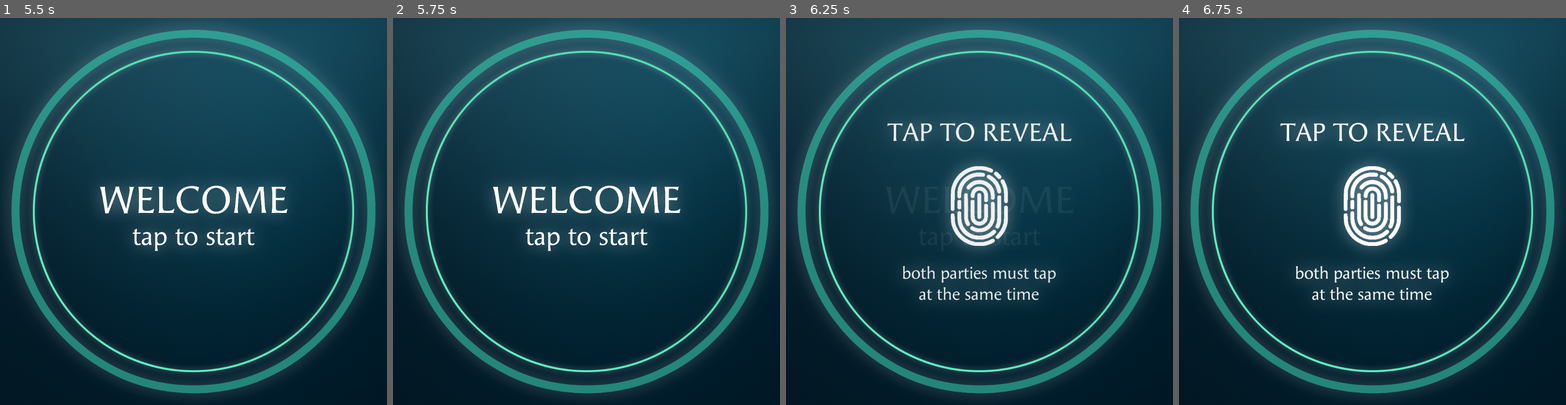
Above: before the commit, frames 1-4 (left to right).
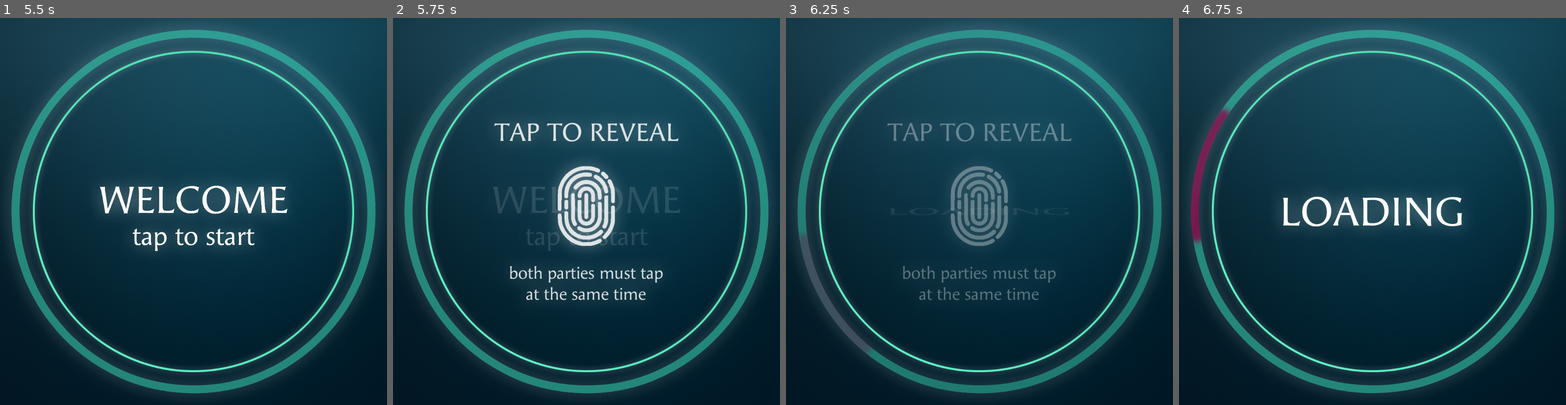
Above: after the commit, the same moments.

Repository: namda-on/jihunnid
Game: Godot game, scene res://scene/display_1.tscn
Same seed, same stepped clock (60 frames per second), same inputs: the game is played once before the commit and once after it.
Inputs (mouse positions are in pixels of both pictures, inside the frame that each line leads up to):
- Up to frame 1 (5.5 s): click (193, 215) at 0.5 s; click (193, 215) at 1.25 s; click (193, 215) at 2 s; move the mouse to (174, 288) at 2.77 s; click (174, 288) at 2.92 s; drag from (309, 269) to (174, 288) at 3.52 s; move the mouse to (77, 153) at 4.27 s; click (77, 153) at 4.42 s; drag from (212, 211) to (77, 153) at 5.02 s
- Up to frame 2 (5.75 s): no input
- Up to frame 3 (6.25 s): move the mouse to (921, 114) at 5.77 s; click (921, 114) at 5.92 s
- Up to frame 4 (6.75 s): drag from (1457, 192) to (1314, 114) at 6.52 s

Frame 1 is identical in both runs. In frame 2, 6.2% of the frame differs, in the area x 25-75%, y 27-73%; in frame 3, 5.0%; in frame 4, 7.1%, in the area x 2-97%, y 3-97%.

Commit message:
hide mouse

Diff:
--- a/project.godot
+++ b/project.godot
@@ -13,6 +13,7 @@
 config/name="jihunnid"
 run/main_scene="uid://de0itx3rsuv1j"
 config/features=PackedStringArray("4.4", "GL Compatibility")
+boot_splash/show_image=false
 config/icon="res://icon.svg"
 
 [display]
--- a/scene/display_1.tscn
+++ b/scene/display_1.tscn
@@ -523,4 +523,3 @@
 [node name="Camera2D" type="Camera2D" parent="."]
 
 [connection signal="pressed" from="TextureButton" to="TextureButton" method="_on_pressed"]
-[connection signal="animation_finished" from="TextureButton/AnimationPlayer" to="TextureButton" method="_on_animation_player_animation_finished"]
--- a/scripts/image.gd
+++ b/scripts/image.gd
@@ -22,6 +22,16 @@
 	outline_lg.modulate = Color(1,1,1,1)
 	anim_player.play("showResult")
 
+func show_loading() -> void:
+	mode = "loading"
+	anim_player.play("clickAnim")
+	await anim_player.animation_finished
+	anim_player.play("rotate")
+	await get_tree().create_timer(10).timeout
+	anim_player.stop()
+	self.show_result()
+
+
 func reset() -> void:
 	anim_player.play("RESET")
 	start_text.visible = true
--- a/scripts/main.gd
+++ b/scripts/main.gd
@@ -7,7 +7,7 @@
 const DRAG_THRESHOLD_X = 200  # 드래그 거리 임계값 (X축 기준)
 var scene_changed = false
 
-func _read():
+func _ready():
 	Input.set_mouse_mode(Input.MOUSE_MODE_HIDDEN)
 
 func _input(event):
--- a/scripts/texture_button.gd
+++ b/scripts/texture_button.gd
@@ -7,24 +7,12 @@
 @onready var infinite = $img/infinite
 @onready var img = $img
 
-
 func _on_pressed() -> void:
 	if anim_player.is_playing():
 		return
-
-	disabled = true
 	if img.mode == "ready":
 		print("reveal")
 		img.show_reveal()
 	elif img.mode == "reveal":
 		print("clickAnim")
-		anim_player.play("clickAnim")
-		#anim_player2.play("fade_in")
-
-func _on_animation_player_animation_finished(anim_name: StringName) -> void:
-	disabled = false
-	if anim_name == "clickAnim":
-		anim_player.play("rotate")
-		await get_tree().create_timer(10).timeout
-		anim_player.stop()
-		img.show_result()
+		img.show_loading()
Not shown, changed: build/jihunnid.pck
